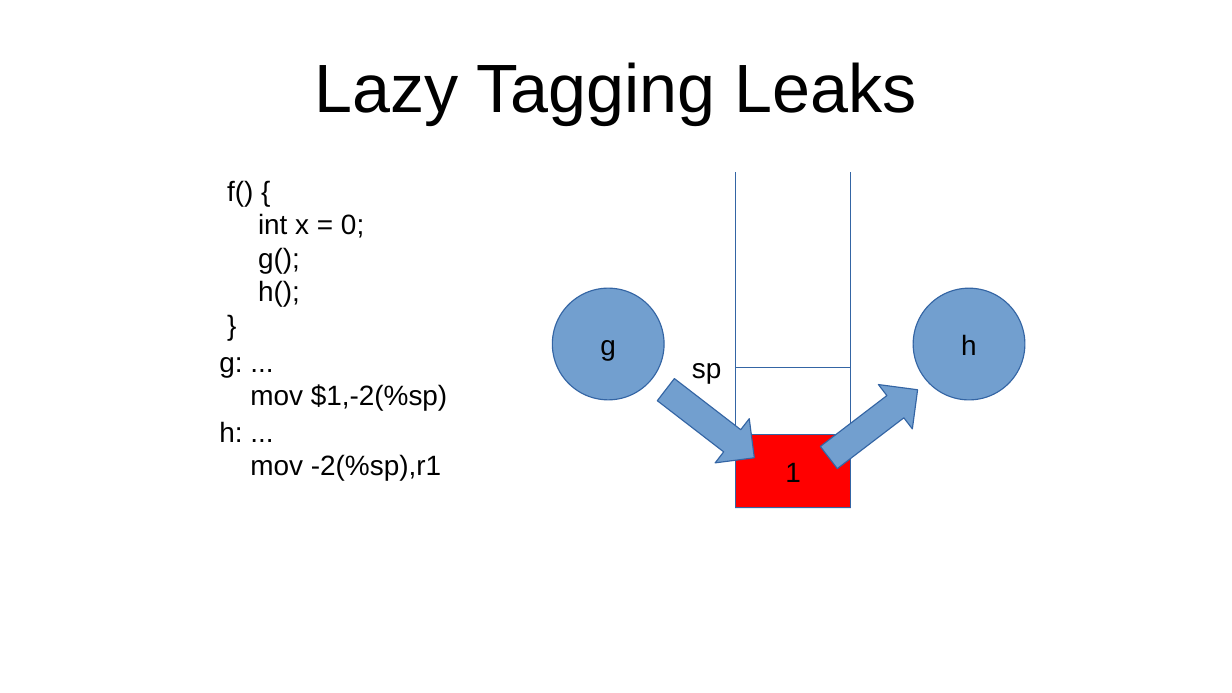
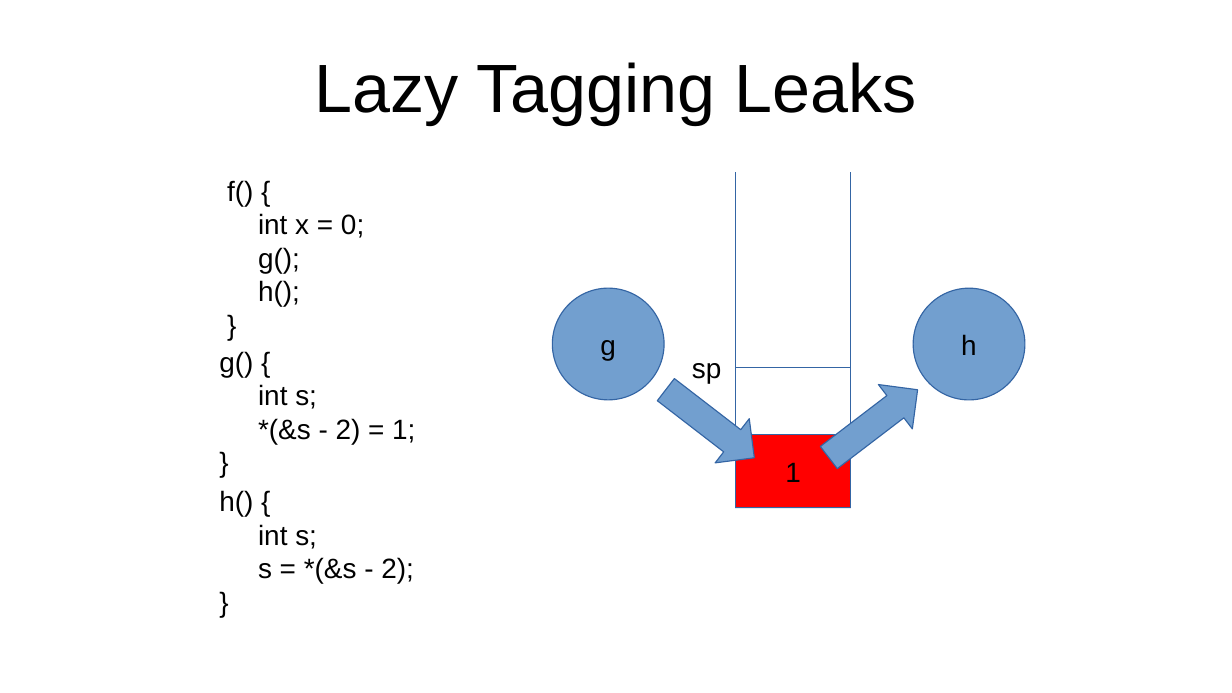
Before and after one commit to bcpierce00/interfering, a slide deck: slide 8 of short/slides.pptx. Drawn at 1232x693 pixels with LibreOffice and Linux fonts; fonts in the diff are those of the drawing. Boxes give left, top, right and bottom in pixels: in the first picture for what was removed or moved away, otherwise in the second. Text is boxed around its words. In the diff, an @@ line names an element or a change of style, - is before the commit and + after.

```diff
--- a/short/slides.pptx
+++ b/short/slides.pptx
@@ text at box(219, 351, 415, 444): text changed @@
-g: ...
-mov $1,-2(%sp)
+g() {
+int s;
+*(&s - 2) = 1;
+}
@@ text removed at box(219, 421, 441, 481) @@
-h: ...
-mov -2(%sp),r1
@@ text added at box(219, 490, 414, 584), 18 pt, text #000000 @@
+h() {
+int s;
+s = *(&s - 2);
+}
```
Also in this commit, not shown: 2 other slides changed, 1 slide added, 1 slide removed, 1 other file.
